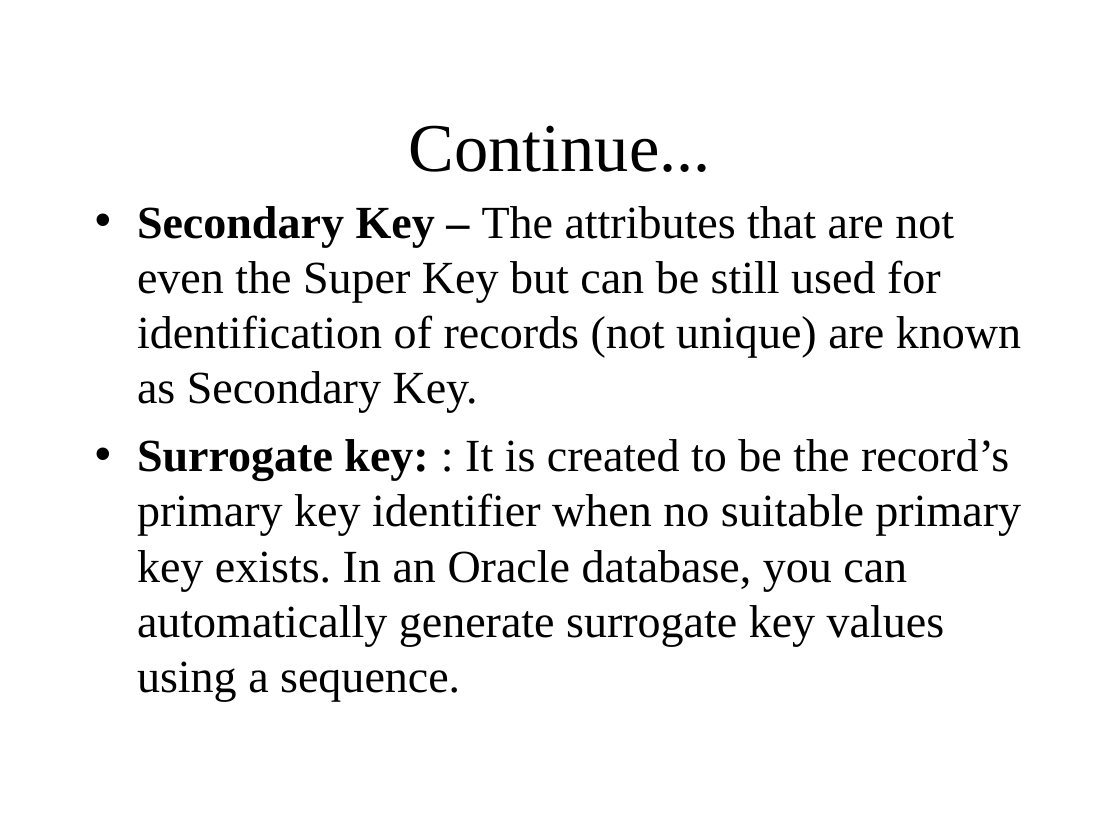
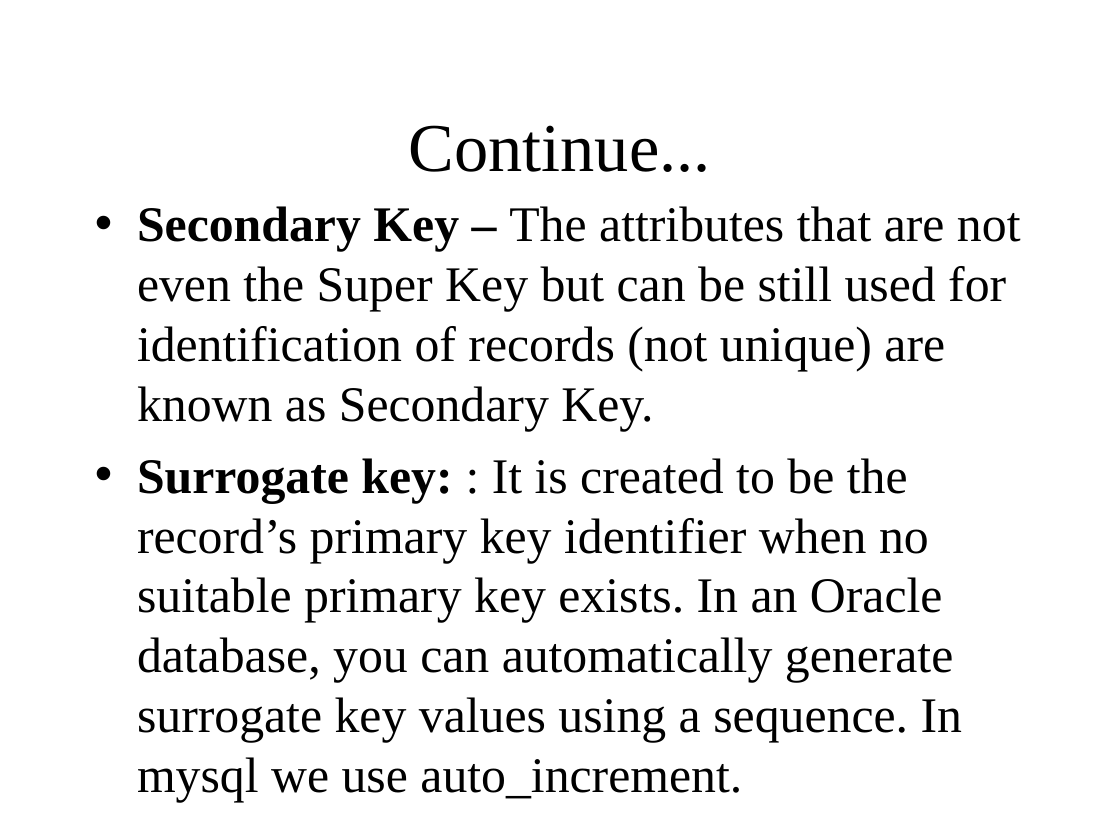
Before and after one commit to Kaleakash/isbm_mysql_training_2025, a slide deck: slide 24 of DBMS and RDBMS Theory.ppt. Drawn at 1120x840 pixels with LibreOffice and Linux fonts; fonts in the diff are those of the drawing. Boxes give left, top, right and bottom in pixels: in the first picture for what was removed or moved away, otherwise in the second. Text is boxed around its words. In the diff, an @@ line names an element or a change of style, - is before the commit and + after.

```diff
--- a/DBMS and RDBMS Theory.ppt
+++ b/DBMS and RDBMS Theory.ppt
@@ text at (137, 206, 1021, 431): size 29.6 to 32 pt in "Secondary Key – The attributes that are ..." @@
@@ text at (137, 458, 962, 802): text changed; size 29.6 to 32 pt @@
-• Surrogate key: : It is created to be the record’s primary key identifier when no suitable primary key exists. In an Oracle database, you can automatically generate surrogate key values using a sequence.
+• Surrogate key: : It is created to be the record’s primary key identifier when no suitable primary key exists. In an Oracle database, you can automatically generate surrogate key values using a sequence. In mysql we use auto_increment.
```
Also in this commit, not shown: 4 other slides changed, 4 other files.
